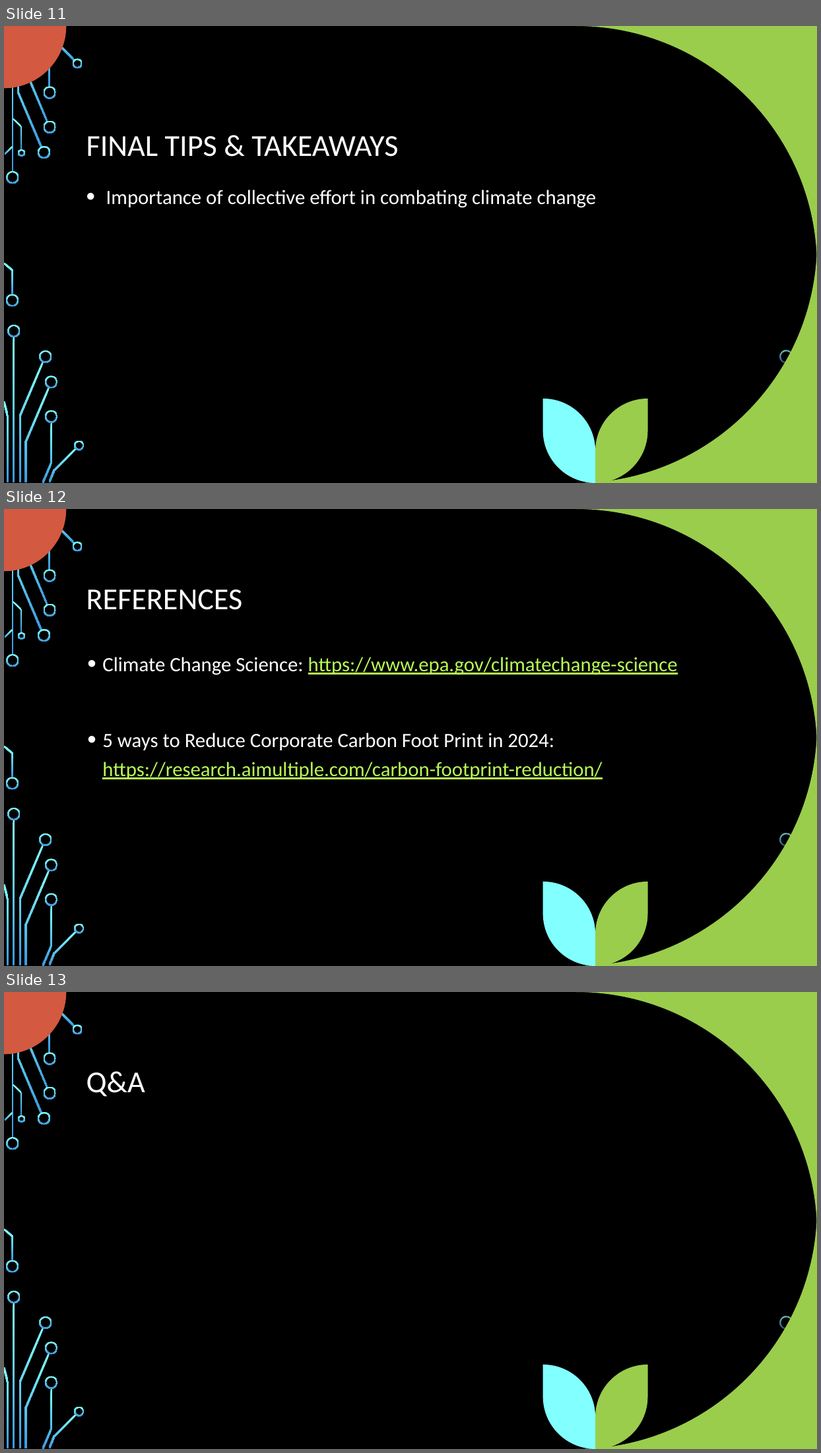
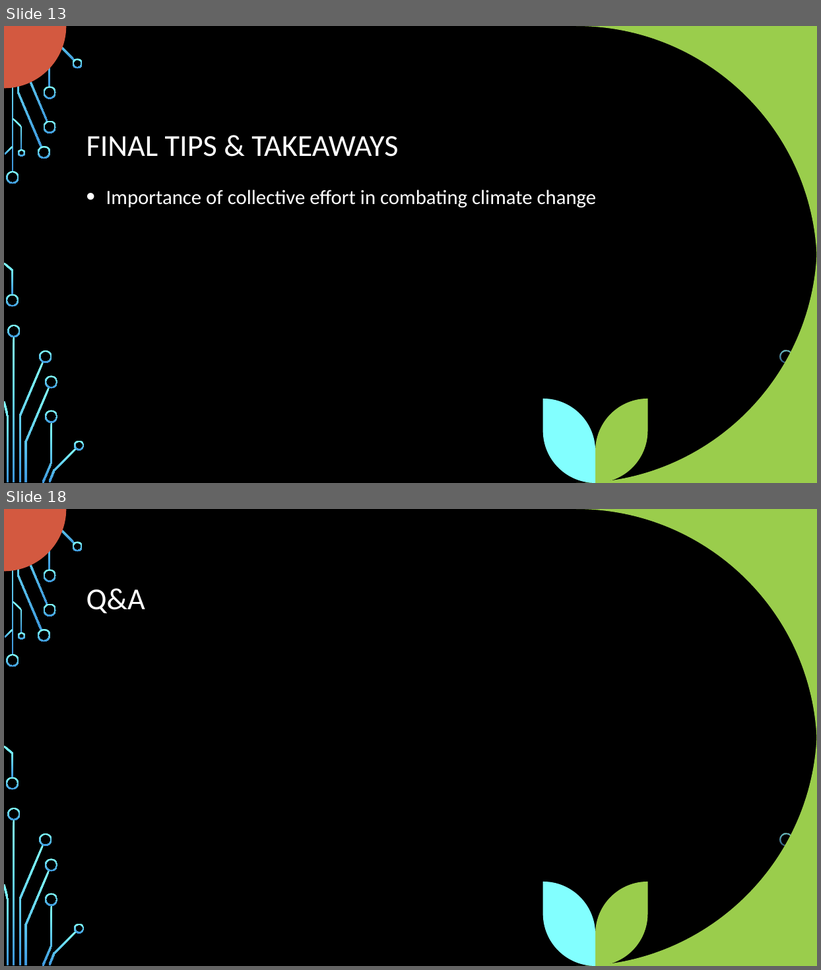
Before and after one commit to LinetOsoro/project_JS_DR_JR_LO, a slide deck: Understanding Global Climate Change.pptx. Shown one above the other, each under a label of ours: slides 11, 12 and 13 before the commit, slides 13 and 18 after it; the slides between them are not shown. The pictures are 821x1453 and 821x970 pixels, drawn with LibreOffice and Linux fonts; fonts in the diff are those of the drawing; background and template pictures are left out. Boxes give left, top, right and bottom in pixels: in the first picture for what was removed or moved away, otherwise in the second. Text is boxed around its words. In the diff, an @@ line names an element or a change of style, - is before the commit and + after.

```diff
--- a/Understanding Global Climate Change.pptx
+++ b/Understanding Global Climate Change.pptx
@@ slide 12 removed at [4,509,817,966], background picture (left out); not listed: 41 template elements that a slide beside it also shows @@
@@ title removed at [86,590,243,610] @@
-REFERENCES
@@ text removed at [102,657,678,780] @@
-• Climate Change Science: https://www.epa.gov/climatechange-science
-• 5 ways to Reduce Corporate Carbon Foot Print in 2024: https://research.aimultiple.com/carbon-footprint-reduction/
@@ what was slide 11 is now slide 13 @@
@@ what was slide 13 is now slide 18 @@
```
Also in this commit, not shown: 6 slides added.
